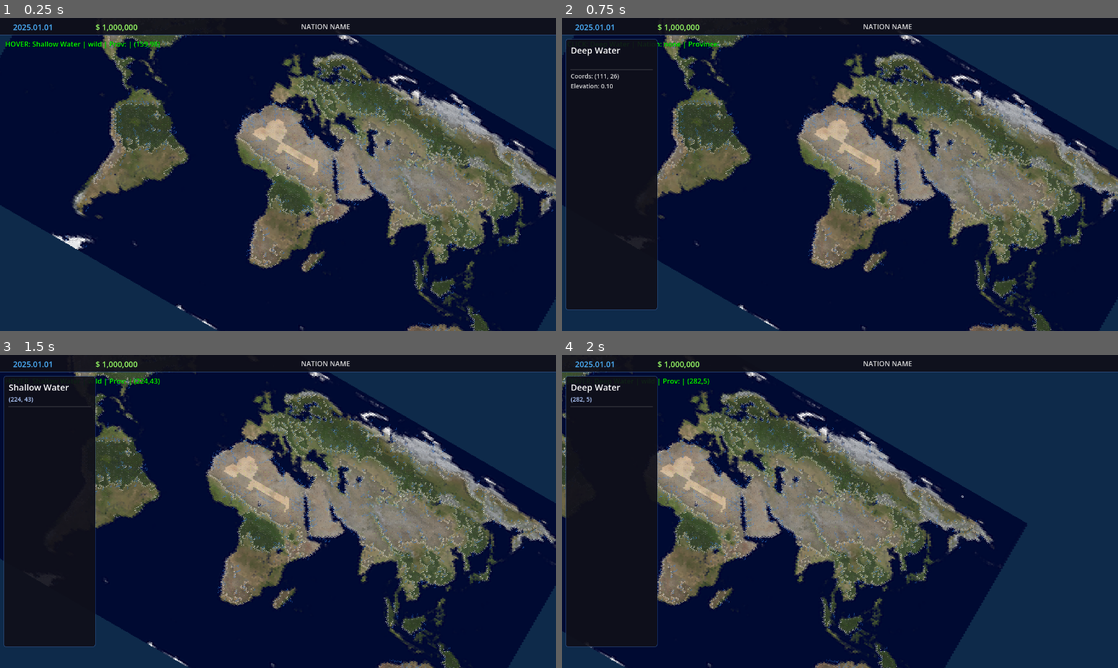
Above: before the commit, frames 1-4 (two rows, left to right).
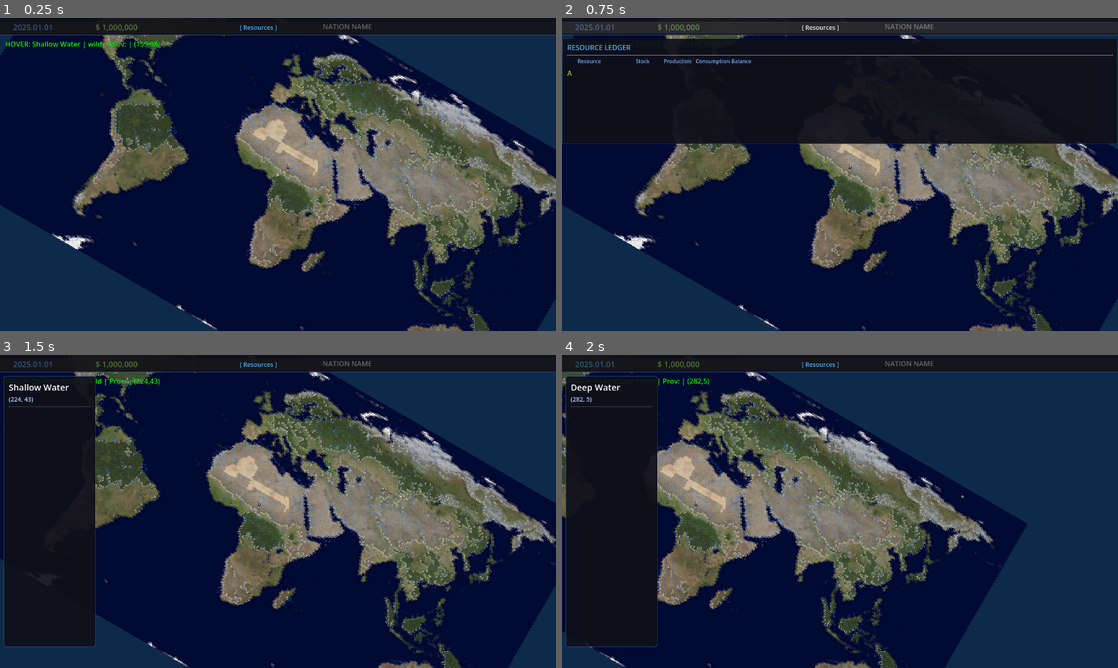
Above: after the commit, the same moments.

Repository: wernersaboia-code/projeto-zero
Game: Godot game, scene res://scenes/MainMap.tscn
The game is run twice, just before and just after one commit, with the same random seed, the same clock (stepped at 60 frames per second) and the same inputs.
Inputs (mouse positions are in pixels of both pictures, inside the frame that each line leads up to):
- Up to frame 1 (0.25 s): no input
- Up to frame 2 (0.75 s): click (817, 27) at 0.5 s, where only the run after the commit has a clickable "[ Resources ]"
- Up to frame 3 (1.5 s): tap Enter at 1.25 s; move the mouse to (400, 495) at 1.27 s; hold D from 1.28 s (still down); click (400, 495) at 1.42 s
- Up to frame 4 (2 s): keep holding D

The runs differ from the first frame. In frame 1, 0.3% of the frame differs, in the area x 2-67%, y 2-5%; in frame 2, 25%, in the area x 0-100%, y 1-94%; in frame 3, 0.3%; in frame 4, 0.3%.
Error before the commit: unsupported format character in operator '%'. (res://scripts/ui/MainHUD.gd:29)
Error after the commit: Invalid call to function 'get_name' in base 'GDScript'. Expected 0 argument(s). (res://scripts/ui/ResourceLedger.gd:71)

Commit message:
feat: Resource ledger UI

Diff:
--- a/scenes/ui/MainHUD.tscn
+++ b/scenes/ui/MainHUD.tscn
@@ -1,6 +1,7 @@
 [gd_scene load_steps=2 format=3]
 
 [ext_resource type="Script" path="res://scripts/ui/MainHUD.gd" id="1"]
+[ext_resource type="PackedScene" path="res://scenes/ui/ResourceLedger.tscn" id="2"]
 
 [sub_resource type="StyleBoxFlat" id="sb_top"]
 bg_color = Color(0.06, 0.06, 0.10, 0.92)
@@ -58,12 +59,22 @@
 anchor_right = 1.0
 offset_left = 420.0
 offset_top = 8.0
-offset_right = -200.0
+offset_right = -100.0
 offset_bottom = 35.0
 theme_override_colors/font_color = Color(0.85, 0.85, 0.85, 1)
 theme_override_font_sizes/font_size = 16
 text = "NATION NAME"
 horizontal_alignment = 1
+
+[node name="ResourcesBtn" type="Button" parent="TopBar"]
+anchor_right = 1.0
+offset_left = -90.0
+offset_top = 8.0
+offset_right = 0.0
+offset_bottom = 32.0
+theme_override_colors/font_color = Color(0.3, 0.7, 1.0, 1)
+theme_override_font_sizes/font_size = 14
+text = "[ Resources ]"
 
 [node name="InfoPanel" type="Panel" parent="."]
 anchor_left = 0.0
@@ -110,3 +121,6 @@
 text = ""
 theme_override_font_sizes/font_size = 14
 theme_override_colors/font_color = Color(0.85, 0.85, 0.85, 1)
+
+[node name="ResourceLedger" type="Panel" parent="." instance=ExtResource("2")]
+visible = false
--- /dev/null
+++ b/scenes/ui/ResourceLedger.tscn
@@ -0,0 +1,25 @@
+[gd_scene load_steps=2 format=3]
+
+[ext_resource type="Script" path="res://scripts/ui/ResourceLedger.gd" id="1"]
+
+[sub_resource type="StyleBoxFlat" id="sb_ledger"]
+bg_color = Color(0.06, 0.06, 0.10, 0.92)
+border_width_left = 1
+border_width_top = 0
+border_width_right = 1
+border_width_bottom = 1
+border_color = Color(0.3, 0.5, 0.8, 0.5)
+
+[node name="ResourceLedger" type="Panel"]
+anchors_preset = 5
+anchor_left = 0.0
+anchor_top = 0.0
+anchor_right = 1.0
+anchor_bottom = 0.0
+offset_left = 0.0
+offset_top = 48.0
+offset_right = 0.0
+offset_bottom = 290.0
+theme_override_styles/panel = SubResource("sb_ledger")
+mouse_filter = 1
+script = ExtResource("1")
--- a/scripts/ui/MainHUD.gd
+++ b/scripts/ui/MainHUD.gd
@@ -11,13 +11,20 @@
 @onready var _info_title: Label = $InfoPanel/MarginContainer/VBoxContainer/TitleLabel
 @onready var _info_subtitle: Label = $InfoPanel/MarginContainer/VBoxContainer/SubtitleLabel
 @onready var _info_body: Label = $InfoPanel/MarginContainer/VBoxContainer/InfoLabel
+@onready var _resources_btn: Button = $TopBar/ResourcesBtn
+@onready var _resource_ledger: Panel = $ResourceLedger
 
 
 func _ready() -> void:
 	EventBus.hex_clicked.connect(_on_hex_clicked)
 	EventBus.hex_hovered.connect(_on_hex_hovered)
 	EventBus.game_tick.connect(_on_game_tick)
+	_resources_btn.pressed.connect(_toggle_resource_ledger)
 	_info_panel.hide()
+
+
+func _toggle_resource_ledger() -> void:
+	_resource_ledger.visible = not _resource_ledger.visible
 
 
 func _on_game_tick(_tick: int) -> void:
@@ -42,6 +49,9 @@
 	if event is InputEventMouseButton and event.button_index == MOUSE_BUTTON_RIGHT and event.pressed:
 		if _info_panel.visible:
 			_info_panel.hide()
+			get_viewport().set_input_as_handled()
+		if _resource_ledger.visible:
+			_resource_ledger.hide()
 			get_viewport().set_input_as_handled()
 
 
@@ -75,6 +85,8 @@
 
 	_info_body.text = "\n".join(lines)
 
+	_resource_ledger.hide()
+
 
 func _on_hex_hovered(data: Dictionary) -> void:
 	if _info_panel.visible:
--- /dev/null
+++ b/scripts/ui/ResourceLedger.gd
@@ -0,0 +1,126 @@
+extends Panel
+class_name ResourceLedger
+
+const ResourceData = preload("res://scripts/economy/ResourceData.gd")
+
+var _nation = null
+var _header_labels: Array = []
+var _rows: Dictionary = {}  # res_type -> Array[Label]
+
+
+func _ready() -> void:
+	EventBus.game_tick.connect(_on_game_tick)
+	_build_ui()
+
+	# Find player nation via hex grid
+	var hex_grid = get_tree().get_first_node_in_group("hex_grid") as HexGrid
+	if hex_grid and not hex_grid.nations.is_empty():
+		_nation = hex_grid.nations.values()[0]
+
+
+func _build_ui() -> void:
+	var mc = MarginContainer.new()
+	mc.add_theme_constant_override("margin_left", 12)
+	mc.add_theme_constant_override("margin_top", 8)
+	mc.add_theme_constant_override("margin_right", 12)
+	mc.add_theme_constant_override("margin_bottom", 8)
+	mc.set_anchors_preset(Control.PRESET_FULL_RECT)
+	add_child(mc)
+
+	var vb = VBoxContainer.new()
+	vb.size_flags_horizontal = Control.SIZE_EXPAND_FILL
+	mc.add_child(vb)
+
+	var title = Label.new()
+	title.text = "RESOURCE LEDGER"
+	title.add_theme_font_size_override("font_size", 16)
+	title.add_theme_color_override("font_color", Color(0.3, 0.7, 1.0))
+	vb.add_child(title)
+
+	var sep = HSeparator.new()
+	vb.add_child(sep)
+
+	# Header row
+	var header = HBoxContainer.new()
+	header.size_flags_horizontal = Control.SIZE_EXPAND_FILL
+	vb.add_child(header)
+
+	var header_names = ["", "Resource", "Stock", "Production", "Consumption", "Balance"]
+	var header_widths = [20, 130, 60, 70, 70, 70]
+	for i in range(header_names.size()):
+		var lbl = Label.new()
+		lbl.text = header_names[i]
+		lbl.add_theme_color_override("font_color", Color(0.5, 0.7, 1.0))
+		lbl.add_theme_font_size_override("font_size", 12)
+		lbl.custom_minimum_size = Vector2(header_widths[i], 20)
+		header.add_child(lbl)
+
+	# Resource rows
+	for res_type in range(ResourceData.Type.MILITARY_GOODS + 1):
+		var row = HBoxContainer.new()
+		row.size_flags_horizontal = Control.SIZE_EXPAND_FILL
+		vb.add_child(row)
+
+		var icon_lbl = Label.new()
+		icon_lbl.text = ResourceData.get_icon(res_type)
+		icon_lbl.add_theme_color_override("font_color", ResourceData.get_color(res_type))
+		icon_lbl.custom_minimum_size = Vector2(20, 20)
+		row.add_child(icon_lbl)
+
+		var name_lbl = Label.new()
+		name_lbl.text = ResourceData.get_name(res_type)
+		name_lbl.custom_minimum_size = Vector2(130, 20)
+		row.add_child(name_lbl)
+
+		var row_labels: Array[Label] = []
+		for v in 4:
+			var lbl = Label.new()
+			lbl.text = "0"
+			lbl.custom_minimum_size = Vector2(60, 20)
+			row.add_child(lbl)
+			row_labels.append(lbl)
+
+		_rows[res_type] = row_labels
+
+	_update_display()
+
+
+func _on_game_tick(_tick: int) -> void:
+	if not _nation:
+		var hex_grid = get_tree().get_first_node_in_group("hex_grid") as HexGrid
+		if hex_grid and not hex_grid.nations.is_empty():
+			_nation = hex_grid.nations.values()[0]
+		else:
+			return
+	_update_display()
+
+
+func _update_display() -> void:
+	if not _nation:
+		return
+	for res_type in range(ResourceData.Type.MILITARY_GOODS + 1):
+		if not _rows.has(res_type):
+			continue
+		var labels = _rows[res_type]
+		var stock = _nation.get_resource_stock(res_type)
+		var prod = _nation.resource_production.get(res_type, 0.0)
+		var cons = _nation.resource_consumption.get(res_type, 0.0)
+		var bal = prod - cons
+
+		labels[0].text = _fmt(stock, true)
+		labels[1].text = _fmt(prod)
+		labels[2].text = _fmt(cons)
+		labels[3].text = _fmt(bal)
+
+		var bal_color = Color(0.6, 1.0, 0.4) if bal >= 0 else Color(1.0, 0.4, 0.4)
+		labels[3].add_theme_color_override("font_color", bal_color)
+
+
+static func _fmt(val: float, is_stock: bool = false) -> String:
+	if is_stock:
+		if val >= 1000:
+			return "%d" % floor(val)
+		return "%.1f" % val
+	if abs(val) >= 1000:
+		return "%+d" % floor(val)
+	return "%+.1f" % val
